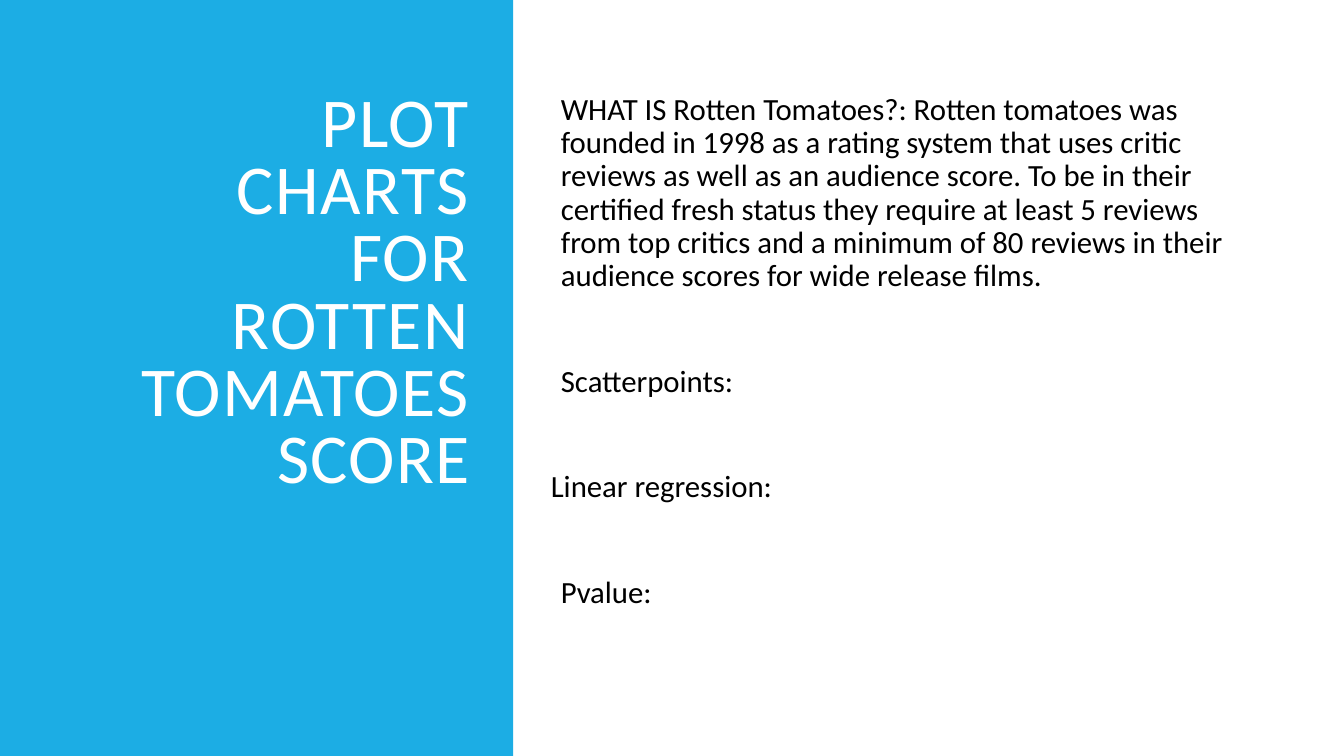
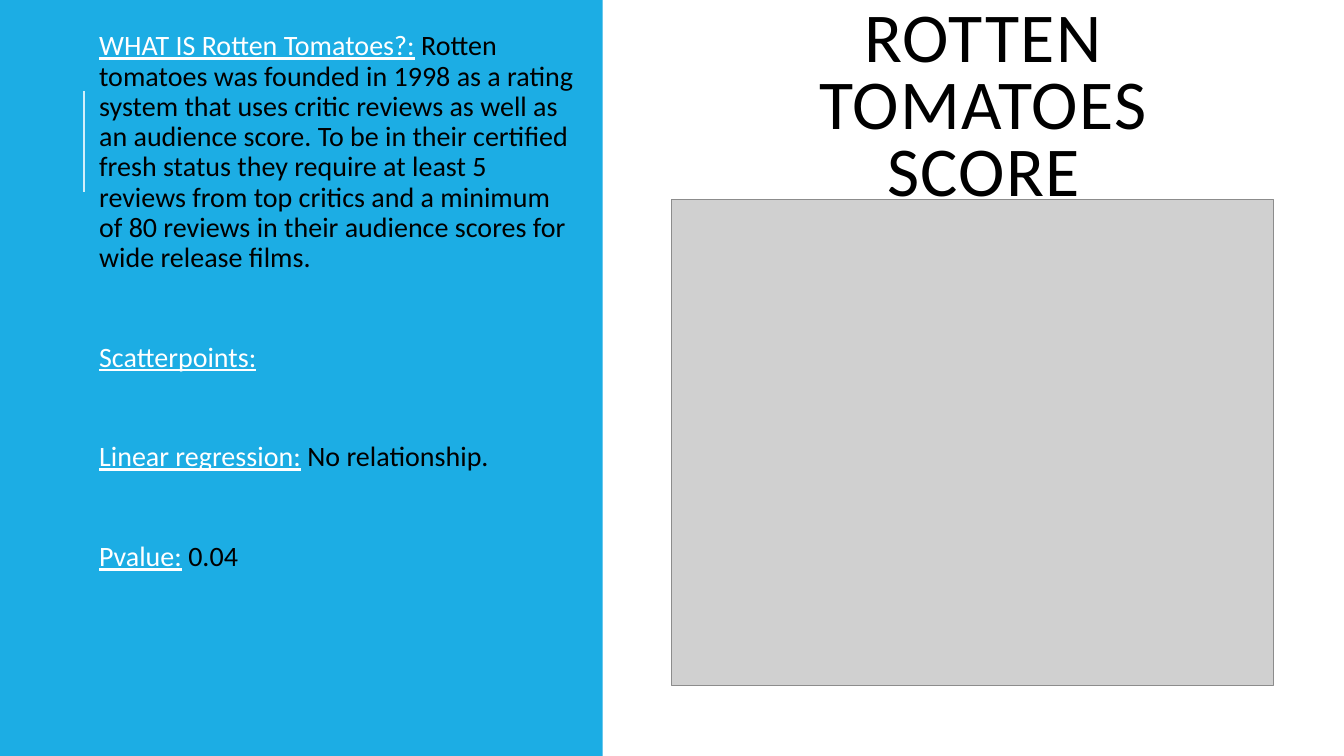
Before and after one commit to Abby-Boulter/Project1, a slide deck: slide 3 of data/Project 1 Presentation.pptx (slide 4 before the commit). Drawn at 1344x756 pixels with LibreOffice and Linux fonts; fonts in the diff are those of the drawing; grey boxes stand for pictures. Boxes give left, top, right and bottom in pixels: in the first picture for what was removed or moved away, otherwise in the second. Text is boxed around its words. In the diff, an @@ line names an element or a change of style, - is before the commit and + after.

```diff
--- a/data/Project 1 Presentation.pptx
+++ b/data/Project 1 Presentation.pptx
@@ rectangle: place and size @@
-rectangle at (0, 0, 513, 756)
+rectangle at (0, 0, 603, 756)
@@ text "WHAT IS Rotten Tomatoes?: Rotten ...": place and size @@
-text "WHAT IS Rotten Tomatoes?: Rotten ..." at (551, 99, 1222, 604)
+text "WHAT IS Rotten Tomatoes?: Rotten ..." at (99, 36, 573, 571)
@@ title "ROTTEN TOMATOES SCORE" at (819, 16, 1146, 213): vertical alignment top to middle @@
@@ title at (819, 16, 1146, 213): text changed; text colour #FFFFFF to #000000 @@
-PLOT CHARTS FOR ROTTEN TOMATOES SCORE
+ROTTEN TOMATOES SCORE
@@ text at (99, 36, 573, 372): size 22 to 20 pt in "WHAT IS Rotten Tomatoes?: Rotten tomatoes was ...", "Scatterpoints:"; text colour #000000 to #FFFFFF, underline on in "WHAT IS Rotten Tomatoes?:", "Scatterpoints:" @@
@@ line added from (84, 192) to (84, 91), #D2EFFA 1.5 pt @@
@@ picture added at (673, 199, 1274, 686) @@
@@ text at (99, 446, 489, 571): text changed; size 22 to 20 pt; text colour #000000 to #FFFFFF @@
-Linear regression:
-  Pvalue:
+  Linear regression: No relationship.
+  Pvalue: 0.04
```
Also in this commit, not shown: 2 other slides changed, 6 other files.
